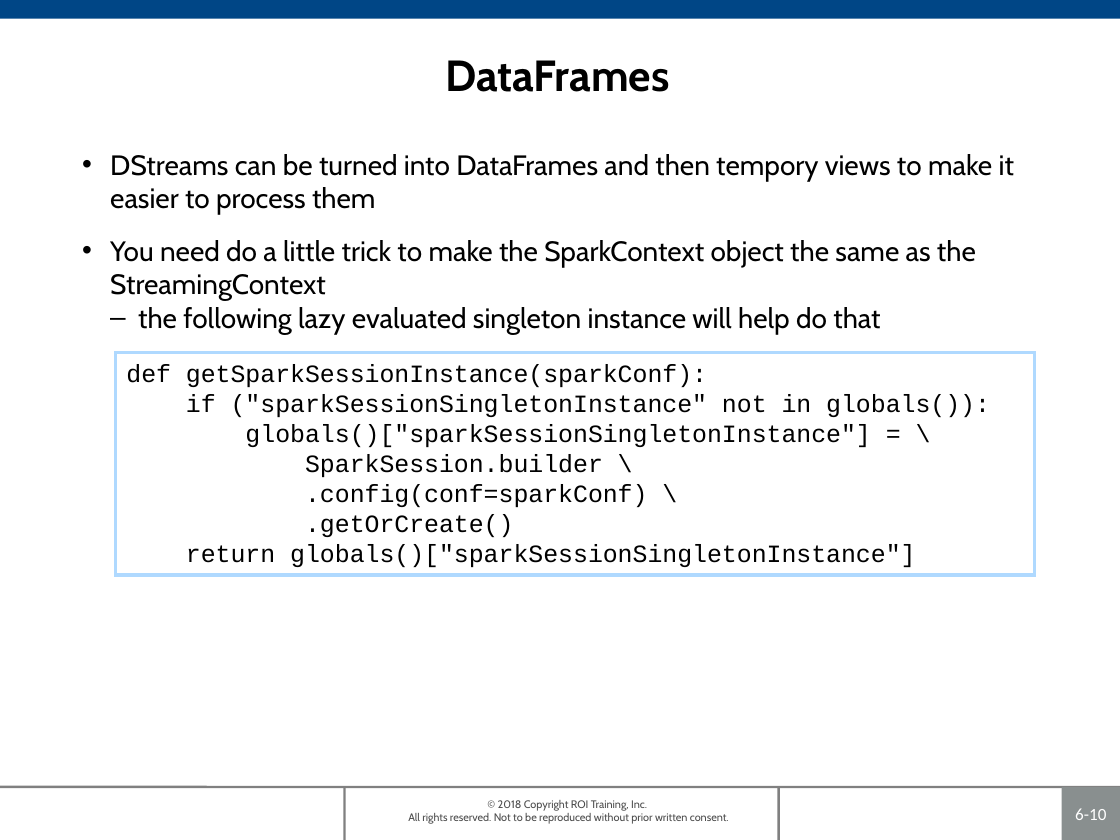
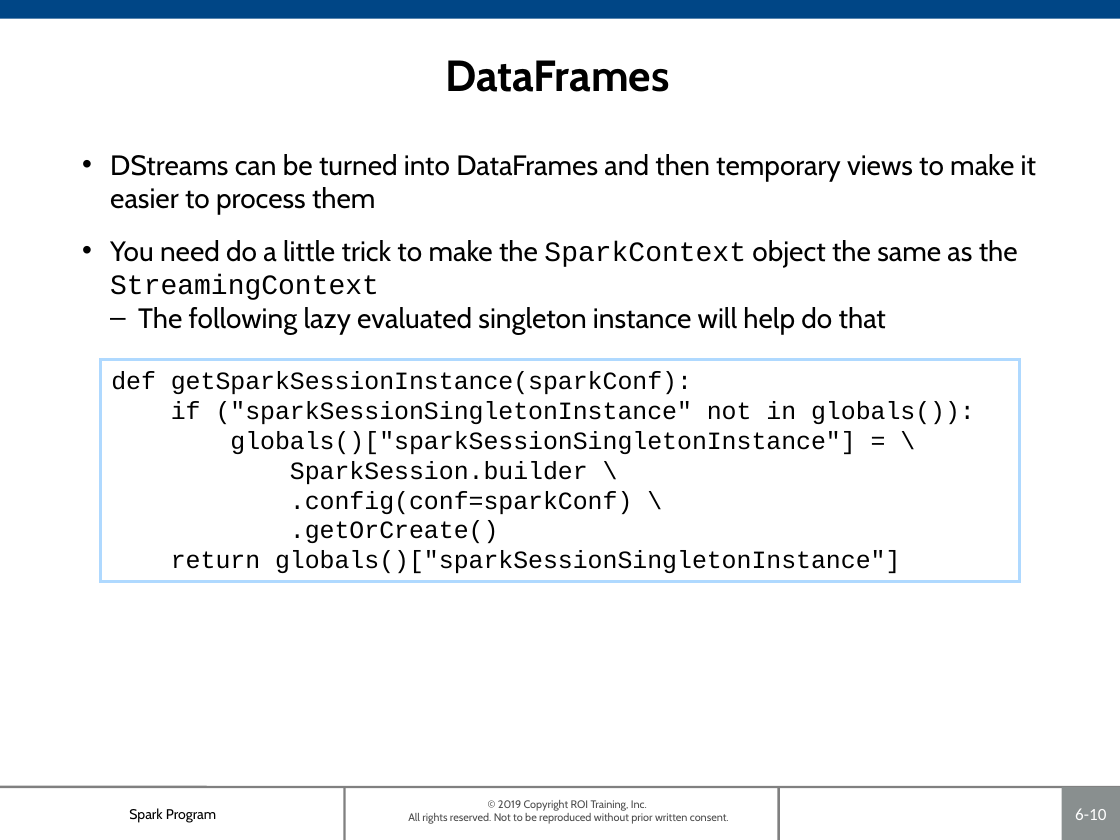
Before and after one commit to roitraining/SparkProgram, a slide deck: slide 10 of Day5/Ch06_SparkStreaming.pptx. Drawn at 1120x840 pixels with LibreOffice and Linux fonts; fonts in the diff are those of the drawing; background and template pictures are left out. Boxes give left, top, right and bottom in pixels: in the first picture for what was removed or moved away, otherwise in the second. Text is boxed around its words. In the diff, an @@ line names an element or a change of style, - is before the commit and + after.

```diff
--- a/Day5/Ch06_SparkStreaming.pptx
+++ b/Day5/Ch06_SparkStreaming.pptx
@@ text at (110,154,1036,215): text changed @@
-• DStreams can be turned into DataFrames and then tempory views to make it easier to process them
+• DStreams can be turned into DataFrames and then temporary views to make it easier to process them
@@ text at (110,240,1018,300): font Cabin to Courier New in "SparkContext StreamingContext" @@
@@ text at (138,307,886,334): text changed @@
-  – the following lazy evaluated singleton instance will help do that
+  – The following lazy evaluated singleton instance will help do that
@@ rectangle "def getSparkSessionInstance(sparkConf):": place and size @@
-rectangle "def getSparkSessionInstance(sparkConf):" at (115,353,1035,575)
+rectangle "def getSparkSessionInstance(sparkConf):" at (101,360,1020,581)
@@ text added at (129,808,216,823), 9 pt, text #000000 @@
+Spark Program
@@ text at (408,800,729,824): text changed @@
-© 2018 Copyright ROI Training, Inc.
-All rights reserved. Not to be reproduced without prior written consent.
+© 2019 Copyright ROI Training, Inc.
+All rights reserved. Not to be reproduced without prior written consent.
```
Also in this commit, not shown: 14 other slides changed, 1 other file.
